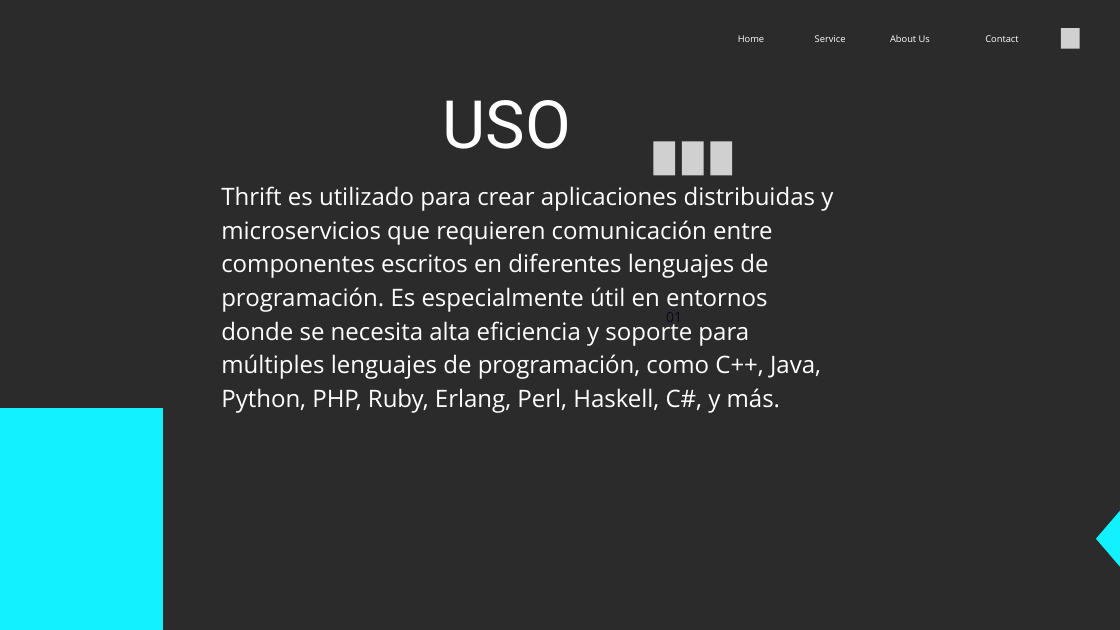
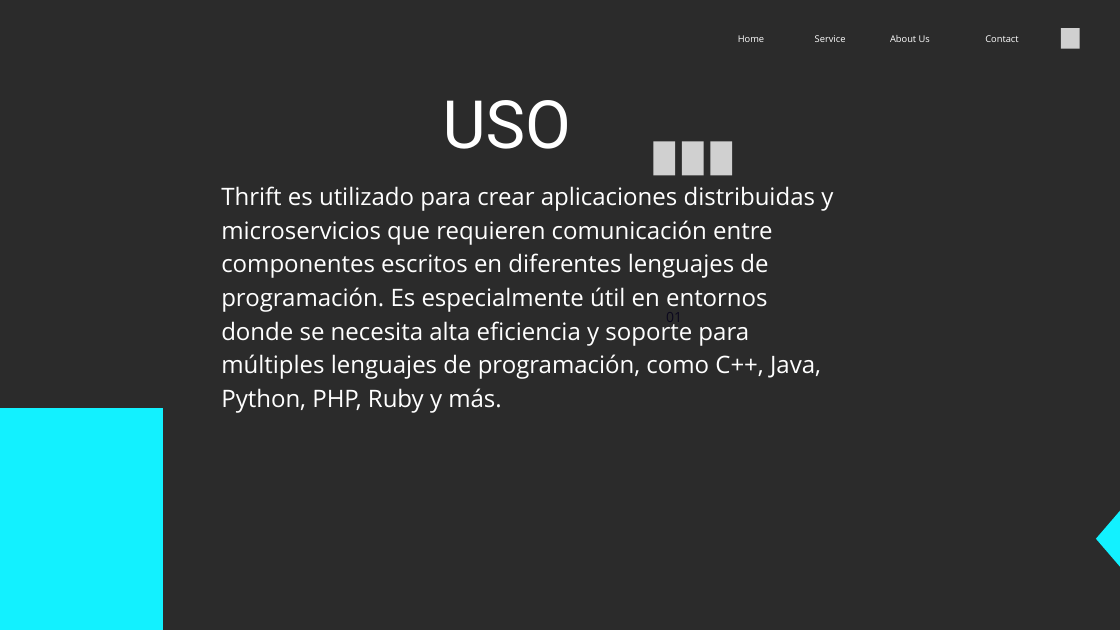
Before and after one commit to eli9882/Sistemas-operativos-II, a slide deck: slide 3 of Apache thrift.pptx. Drawn at 1120x630 pixels with LibreOffice and Linux fonts; fonts in the diff are those of the drawing; grey boxes stand for pictures; background and template pictures are left out; a plain dark background stands for a picture behind light text. Boxes give left, top, right and bottom in pixels: in the first picture for what was removed or moved away, otherwise in the second. Text is boxed around its words. In the diff, an @@ line names an element or a change of style, - is before the commit and + after.

```diff
--- a/Apache thrift.pptx
+++ b/Apache thrift.pptx
@@ text at (x1=221, y1=186, x2=833, y2=413): text changed @@
-Thrift es utilizado para crear aplicaciones distribuidas y microservicios que requieren comunicación entre componentes escritos en diferentes lenguajes de programación. Es especialmente útil en entornos donde se necesita alta eficiencia y soporte para múltiples lenguajes de programación, como C++, Java, Python, PHP, Ruby, Erlang, Perl, Haskell, C#, y más.
+Thrift es utilizado para crear aplicaciones distribuidas y microservicios que requieren comunicación entre componentes escritos en diferentes lenguajes de programación. Es especialmente útil en entornos donde se necesita alta eficiencia y soporte para múltiples lenguajes de programación, como C++, Java, Python, PHP, Ruby y más.
```
Also in this commit, not shown: 1 other slide changed, 1 slide removed, 1 other file.
